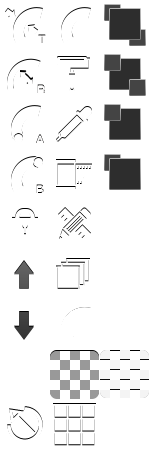
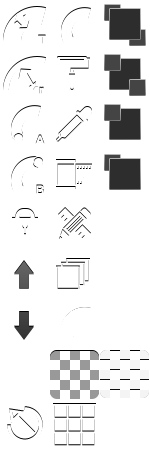
The second 150×450 image is a revision of the first. Changes to its layers:
renamed "Shape 1 copy" to "Shape 5", painted on it over [3, 7, 46, 42]
removed layer "Shape 1" (1st of 2, in "Thickness") from group "Thickness" over [5, 9, 16, 19]
removed layer "Ellipse 1" (3rd of 6, in "Thickness") from group "Thickness" over [13, 8, 43, 43]
removed group "Group 1" (2 layers) from group "Radius" over [20, 72, 33, 85]
removed layer "Shape 1 copy" (2nd of 2, in "Radius" › "Group 1") from group "Group 1" over [20, 72, 29, 79]
removed layer "Shape 1" (2nd of 2, in "Radius" › "Group 1") from group "Group 1" over [24, 76, 33, 85]
removed layer "Ellipse 1" (4th of 6, in "Radius") from group "Radius" over [7, 59, 41, 92]
added layer "Shape 6" in group "Radius" over [3, 57, 46, 91]
painted on "T" over [38, 35, 46, 44]
painted on "r" over [37, 85, 45, 94]
renamed "b" to "B", painted on it over [36, 185, 44, 194]
renamed "a" to "A", painted on it over [35, 135, 45, 144]
